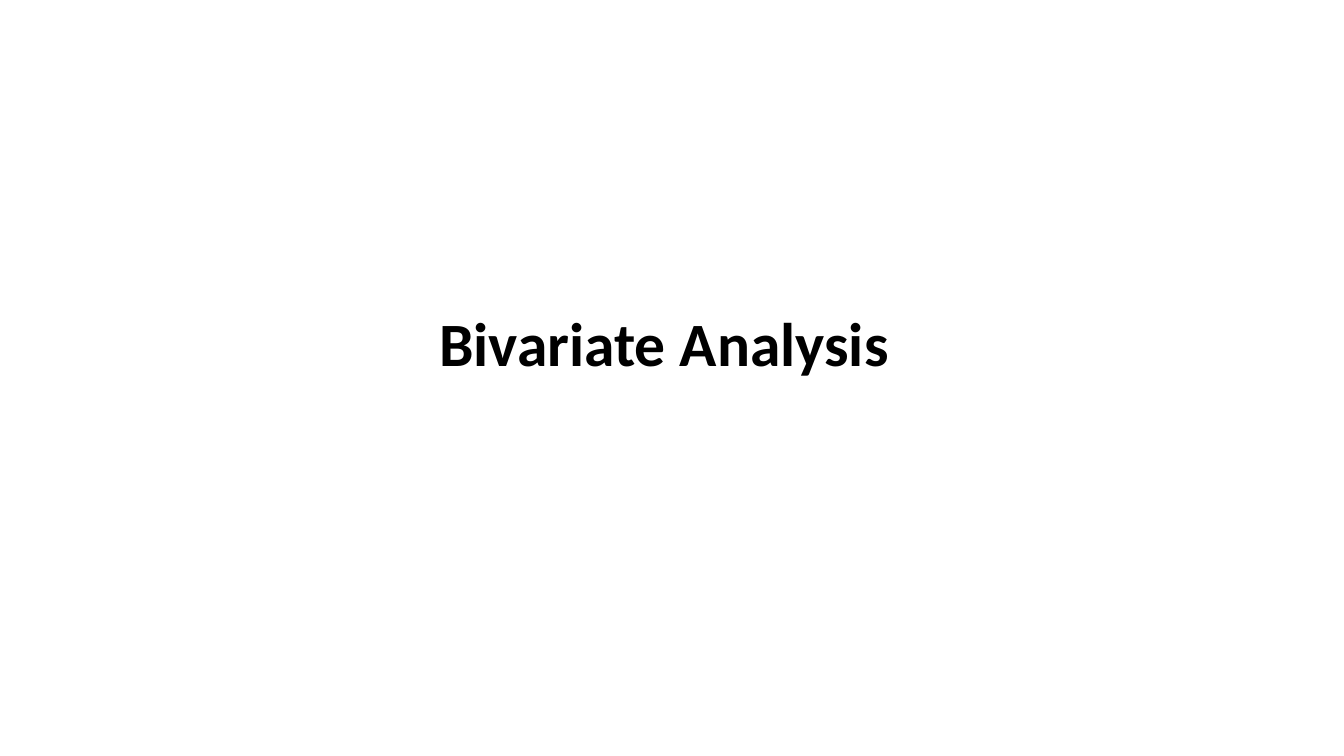
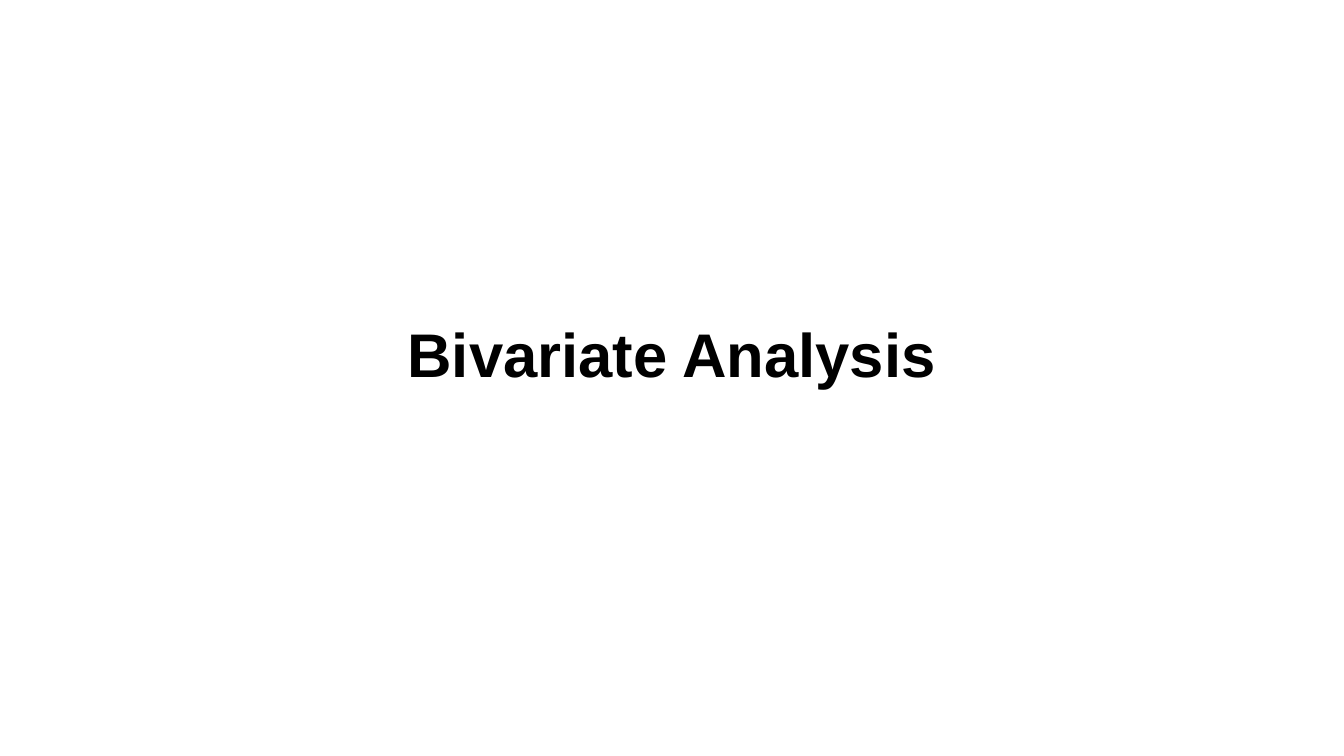
Before and after one commit to supriyaKU23/LendingClubCaseStudy, a slide deck: slide 11 of Lending Club Case Study.pptx. Drawn at 1344x756 pixels with LibreOffice and Linux fonts; fonts in the diff are those of the drawing. Boxes give left, top, right and bottom in pixels: in the first picture for what was removed or moved away, otherwise in the second. Text is boxed around its words. In the diff, an @@ line names an element or a change of style, - is before the commit and + after.

```diff
--- a/Lending Club Case Study.pptx
+++ b/Lending Club Case Study.pptx
@@ title "Bivariate Analysis" moved from (x1=439, y1=322, x2=889, y2=376) to (x1=408, y1=332, x2=935, y2=389) @@
@@ title "Bivariate Analysis" at (x1=408, y1=332, x2=935, y2=389): font Calibri to Arial @@
```
Also in this commit, not shown: 9 other slides changed, 20 slides added, 2 slides removed.
